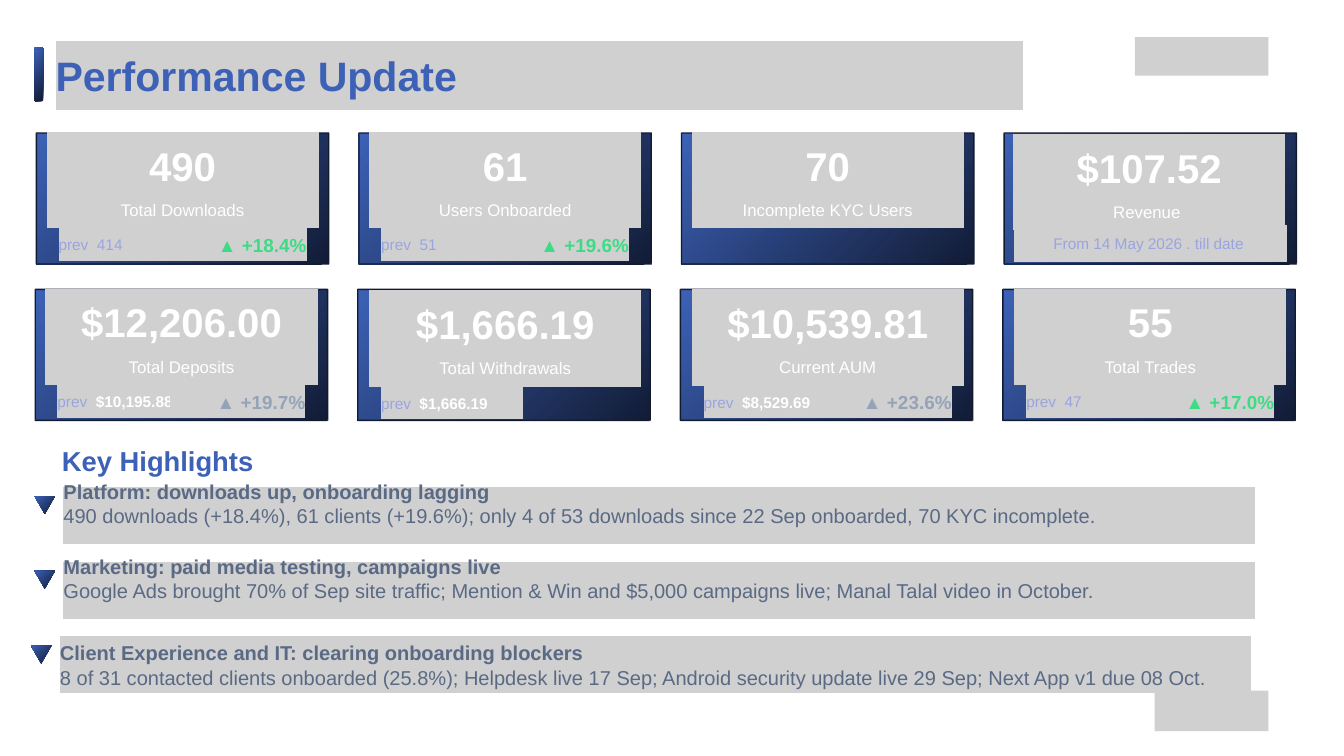
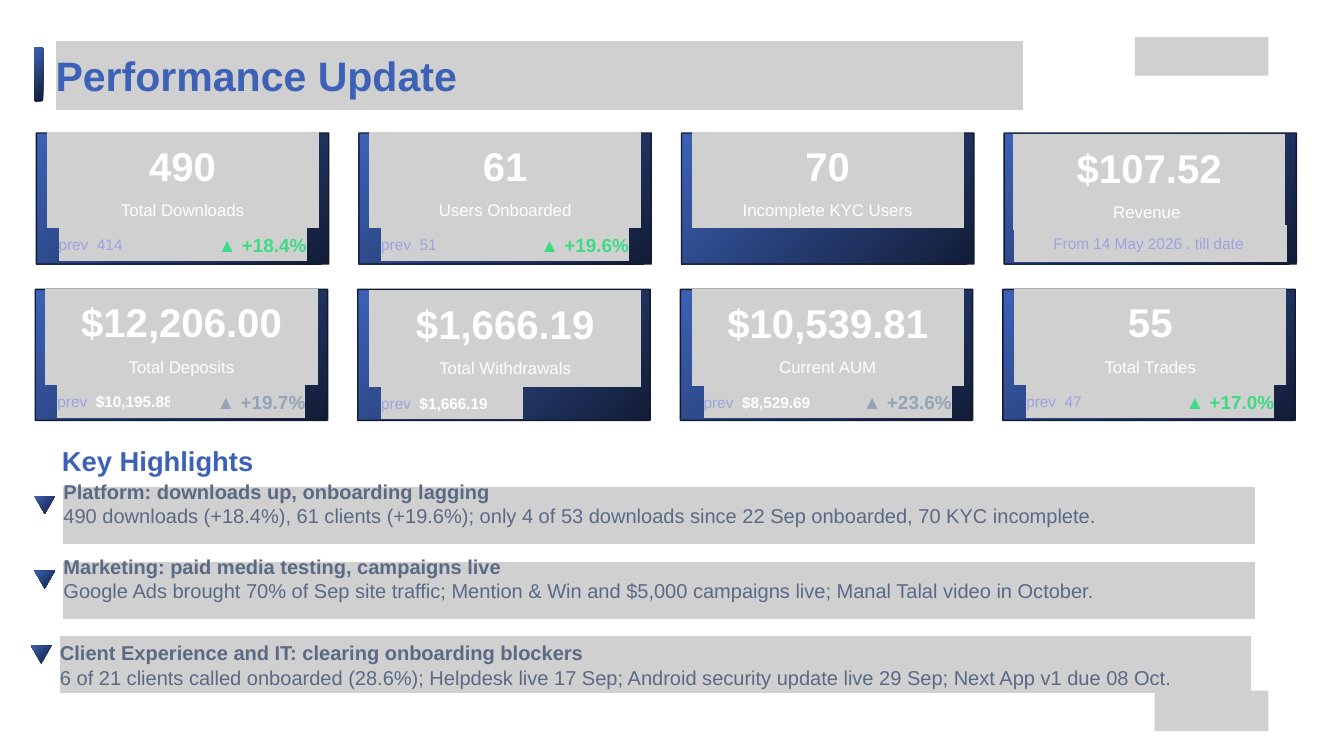
Before and after one commit to hatemmsc-ops/HatemIsa_202508993_IT9002_NLP_Project, a slide deck: slide 2 of emyaa-ceo-deck/output/ceo-update/eMYAA_Performance_Analysis_-_01.10.2026_-_Updated_29_Sep.pptx. Drawn at 1344x756 pixels with LibreOffice and Linux fonts; fonts in the diff are those of the drawing; grey boxes stand for pictures. Boxes give left, top, right and bottom in pixels: in the first picture for what was removed or moved away, otherwise in the second. Text is boxed around its words. In the diff, an @@ line names an element or a change of style, - is before the commit and + after.

```diff
--- a/emyaa-ceo-deck/output/ceo-update/eMYAA_Performance_Analysis_-_01.10.2026_-_Updated_29_Sep.pptx
+++ b/emyaa-ceo-deck/output/ceo-update/eMYAA_Performance_Analysis_-_01.10.2026_-_Updated_29_Sep.pptx
@@ text at (60, 670, 1171, 689): text changed @@
-8 of 31 contacted clients onboarded (25.8%); Helpdesk live 17 Sep; Android security update live 29 Sep; Next App v1 due 08 Oct.
+6 of 21 clients called onboarded (28.6%); Helpdesk live 17 Sep; Android security update live 29 Sep; Next App v1 due 08 Oct.
```
Also in this commit, not shown: 2 slides added, 1 slide removed, 14 other files.
